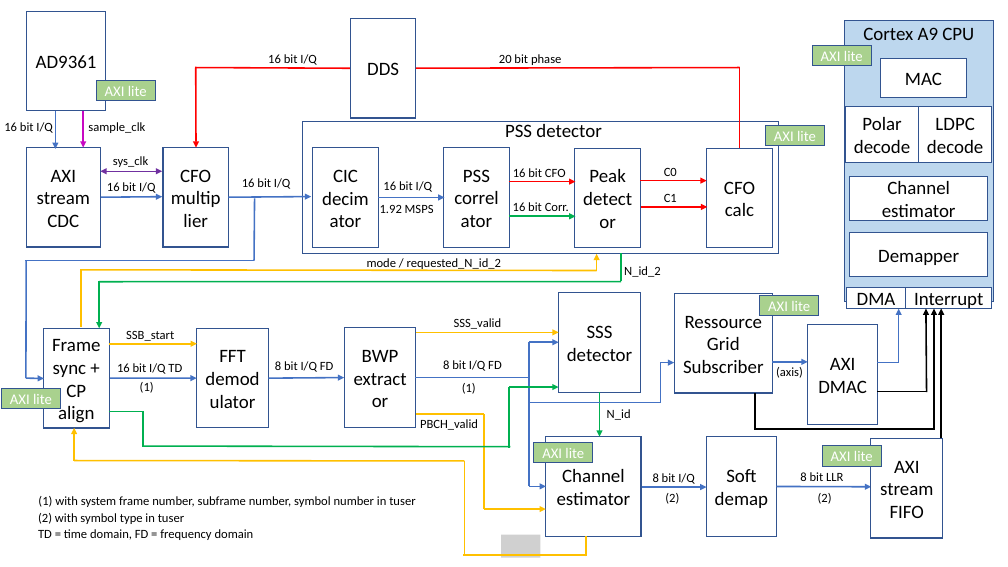
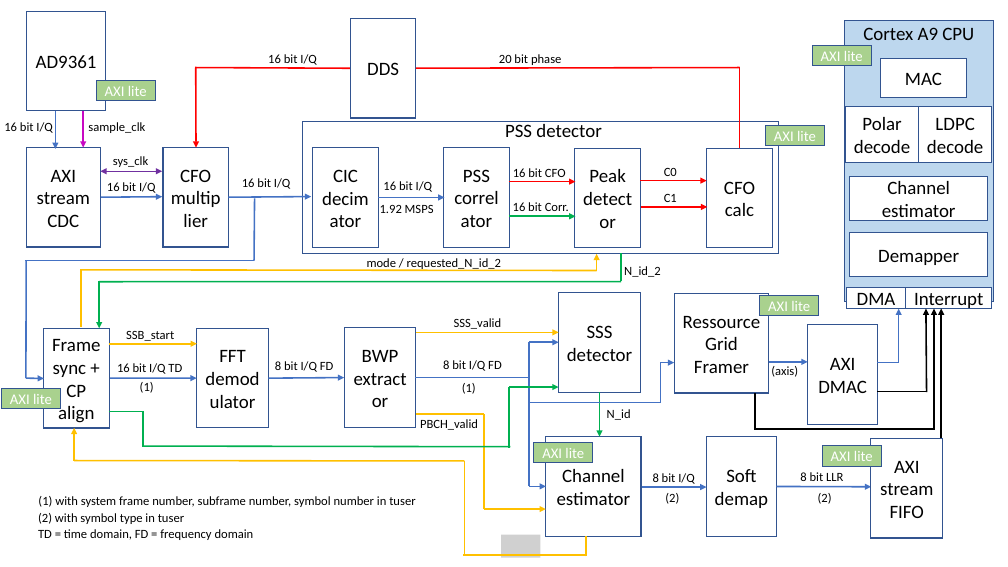
Before and after one commit to catkira/open5G_phy, a slide deck: slide 1 of doc/overview.pptx. Drawn at 1008x567 pixels with LibreOffice and Linux fonts; fonts in the diff are those of the drawing; grey boxes stand for pictures. Boxes give left, top, right and bottom in pixels: in the first picture for what was removed or moved away, otherwise in the second. Text is boxed around its words. In the diff, an @@ line names an element or a change of style, - is before the commit and + after.

```diff
--- a/doc/overview.pptx
+++ b/doc/overview.pptx
@@ rectangle "Ressource Grid Framer": place and size @@
-rectangle "Ressource Grid Framer" at [675,293,773,393]
+rectangle "Ressource Grid Framer" at [675,293,769,393]
@@ text in rectangle at [683,312,761,373]: text changed @@
-Ressource Grid Subscriber
+Ressource Grid Framer
@@ text "(axis)": place and size @@
-text "(axis)" at [776,367,803,378]
+text "(axis)" at [771,366,798,377]
@@ arrow moved from (773, 362) - (808, 362) to (769, 362) - (808, 362) @@
```
Also in this commit, not shown: 1 other file.
